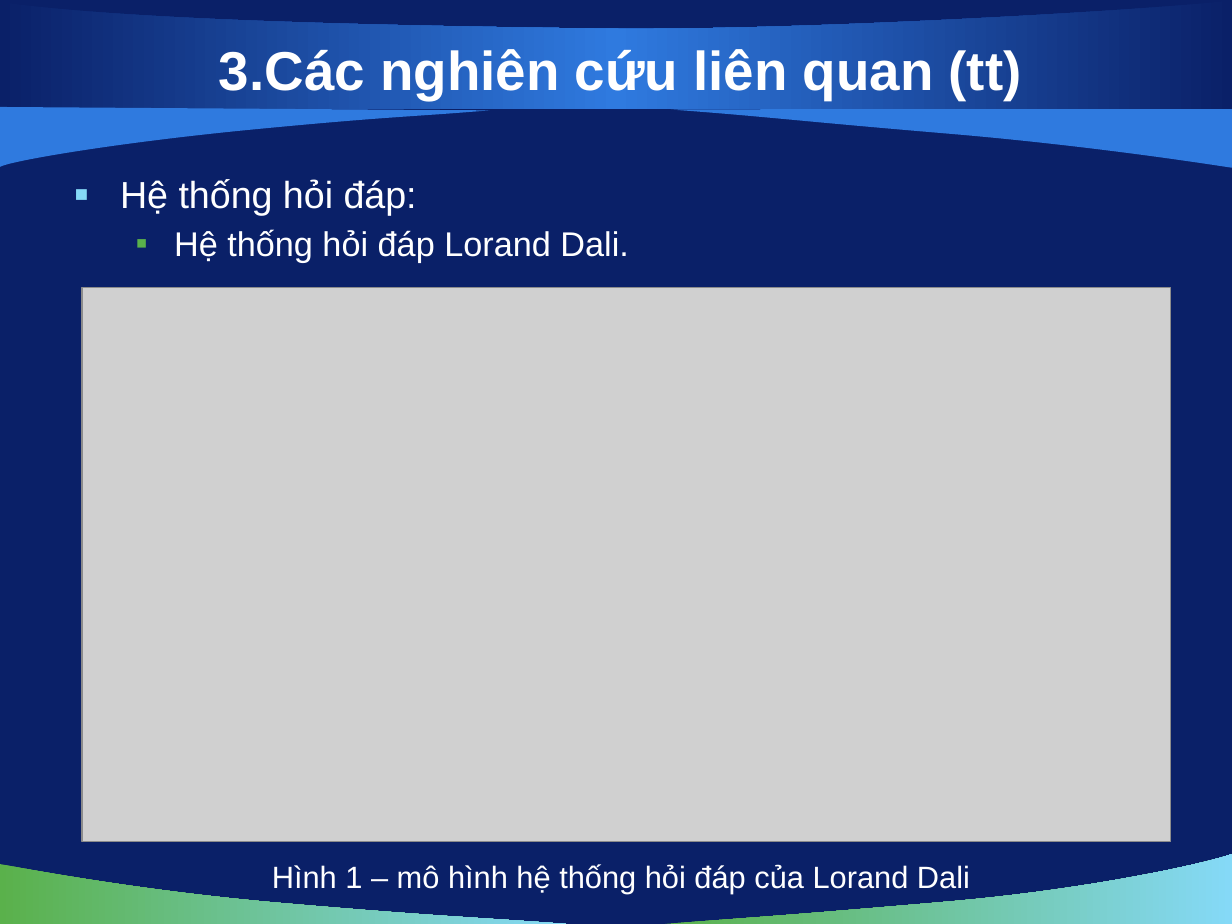
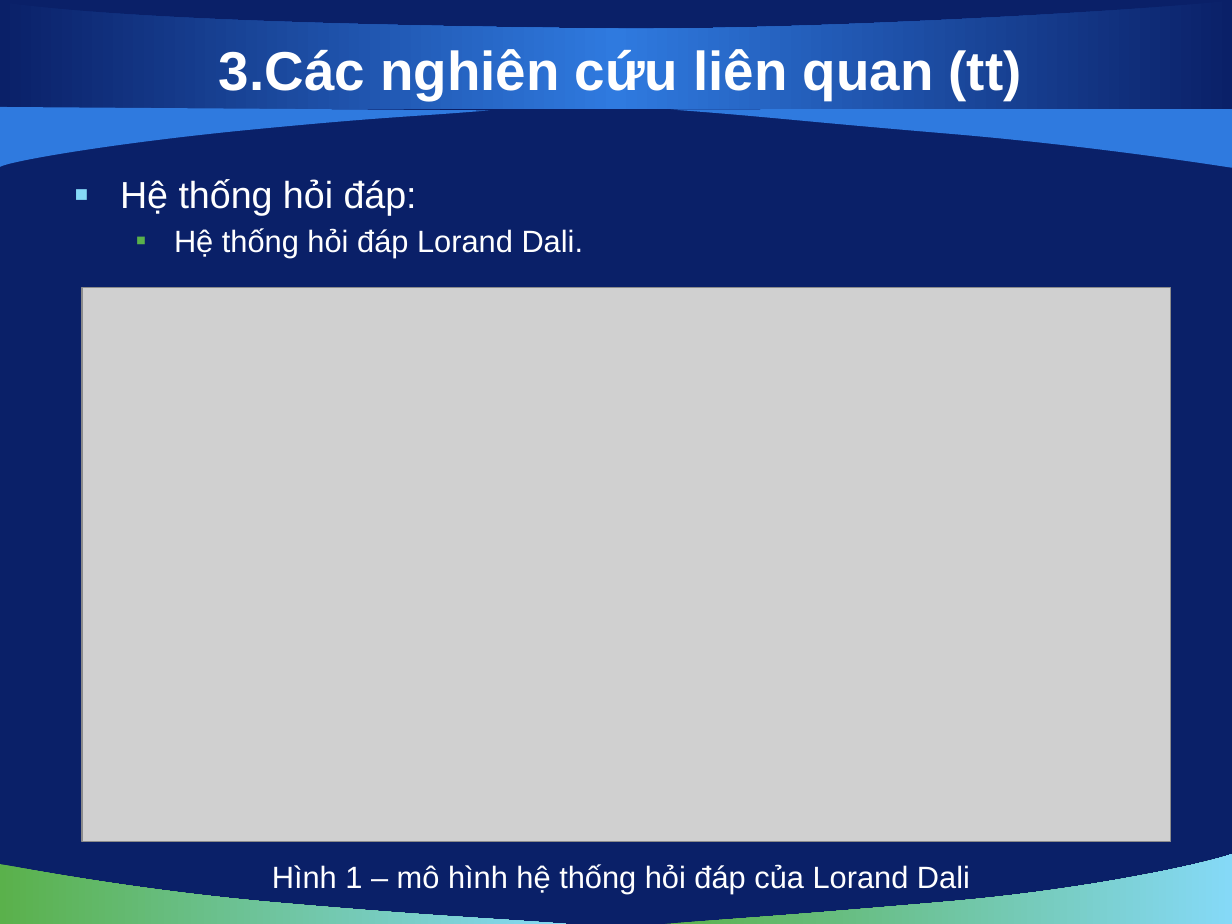
Before and after one commit to vuaviet/filnalproject, a slide deck: slide 6 of De Cuong/bao cao luan van/slide 1.0.pptx. Drawn at 1232x924 pixels with LibreOffice and Linux fonts; fonts in the diff are those of the drawing; grey boxes stand for pictures; background and template pictures are left out. Boxes give left, top, right and bottom in pixels: in the first picture for what was removed or moved away, otherwise in the second. Text is boxed around its words. In the diff, an @@ line names an element or a change of style, - is before the commit and + after.

```diff
--- a/De Cuong/bao cao luan van/slide 1.0.pptx
+++ b/De Cuong/bao cao luan van/slide 1.0.pptx
@@ text at [174, 228, 584, 258]: size 20 to 18 pt in "Hệ thống hỏi đáp Lorand Dali." @@
```
Also in this commit, not shown: 7 other slides changed, 2 slides added.
